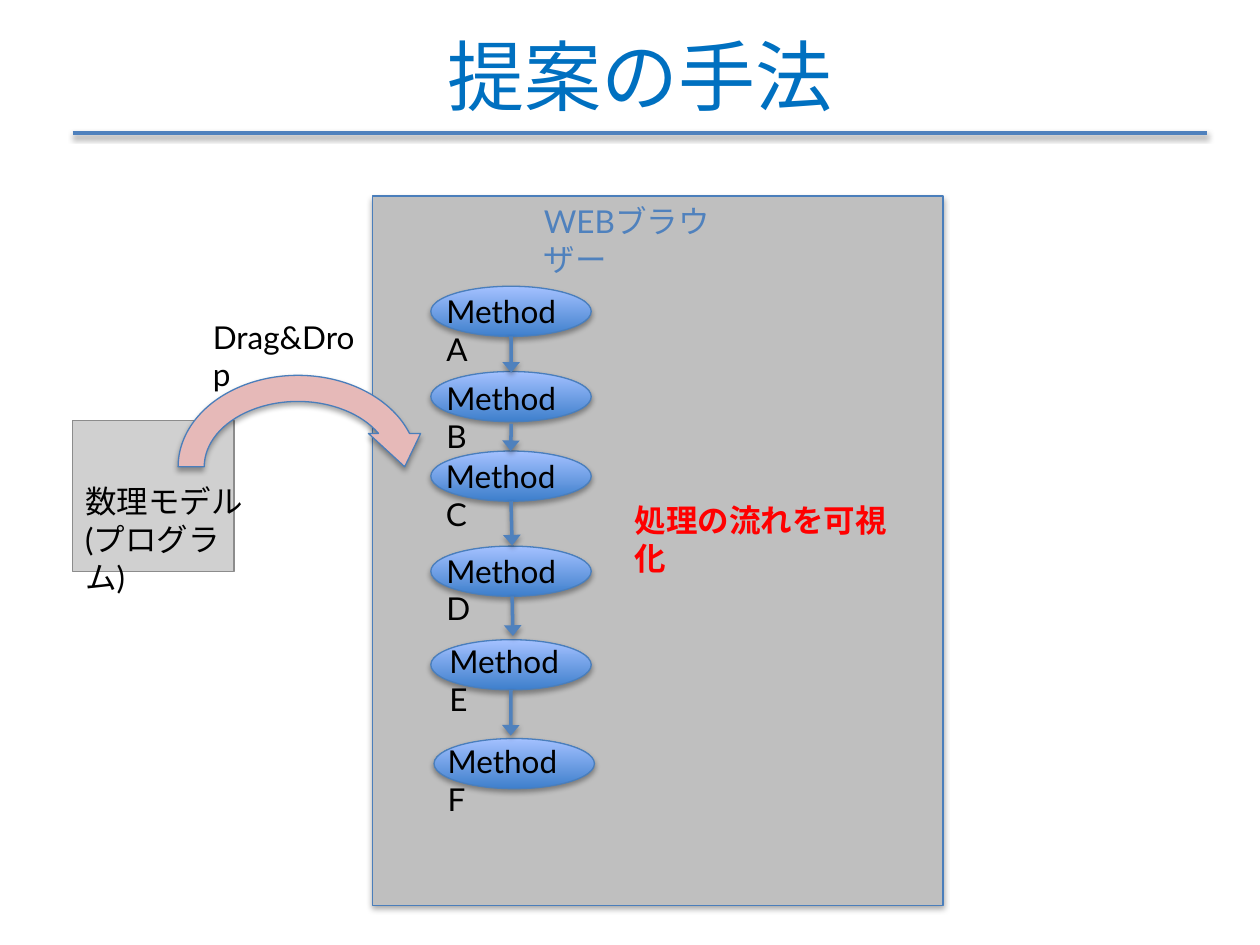
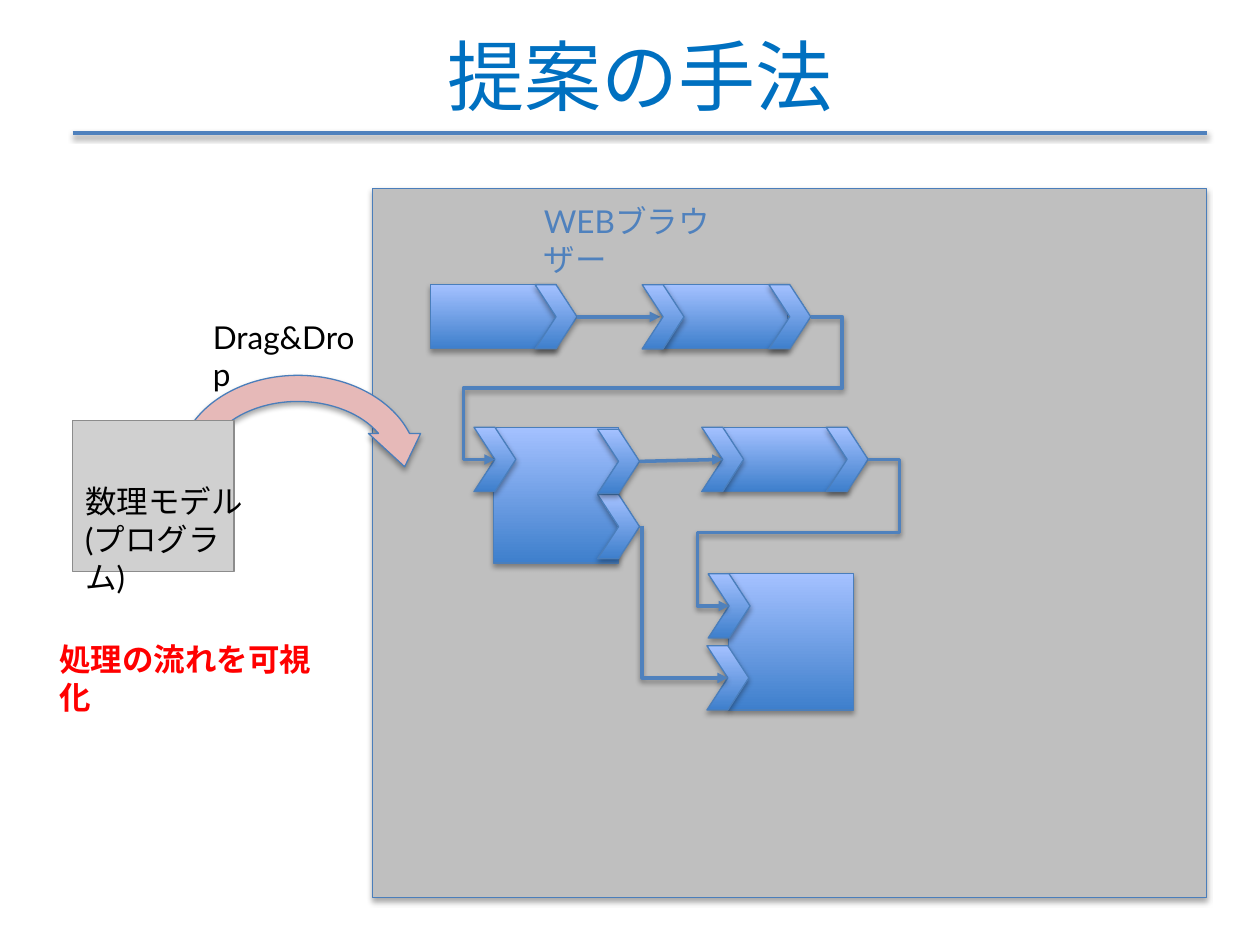
Before and after one commit to f-akazawa/akaz_uecdevelop, a slide deck: slide 11 of doc/中間発表資料.pptx. Drawn at 1260x945 pixels with LibreOffice and Linux fonts; fonts in the diff are those of the drawing; grey boxes stand for pictures. Boxes give left, top, right and bottom in pixels: in the first picture for what was removed or moved away, otherwise in the second. Text is boxed around its words. In the diff, an @@ line names an element or a change of style, - is before the commit and + after.

```diff
--- a/doc/中間発表資料.pptx
+++ b/doc/中間発表資料.pptx
@@ rectangle: place and size @@
-rectangle at bbox=[373, 197, 944, 906]
+rectangle at bbox=[373, 188, 1207, 897]
@@ ellipse removed at bbox=[431, 286, 591, 336] @@
@@ text removed at bbox=[446, 295, 556, 361] @@
-Method A
@@ arrow removed from (512, 336) to (512, 373) @@
@@ ellipse removed at bbox=[431, 372, 591, 422] @@
@@ text removed at bbox=[446, 382, 556, 448] @@
-Method B
@@ arrow removed from (512, 423) to (510, 451) @@
@@ ellipse removed at bbox=[431, 451, 591, 501] @@
@@ text removed at bbox=[446, 461, 556, 526] @@
-Method C
@@ arrow removed from (512, 501) to (512, 546) @@
@@ group added at bbox=[431, 285, 900, 711]: 10 chevrons, 5 rectangles, 3 elbow arrows, 2 arrows @@
@@ ellipse removed at bbox=[431, 546, 591, 596] @@
@@ text removed at bbox=[446, 555, 556, 620] @@
-Method D
@@ arrow removed from (512, 596) to (513, 636) @@
@@ text "処理の流れを可視化": place and size @@
-text "処理の流れを可視化" at bbox=[635, 505, 887, 573]
+text "処理の流れを可視化" at bbox=[59, 644, 311, 712]
@@ ellipse removed at bbox=[431, 640, 591, 690] @@
@@ text removed at bbox=[449, 645, 559, 711] @@
-Method E
@@ arrow removed from (512, 690) to (510, 736) @@
@@ ellipse removed at bbox=[433, 738, 593, 789] @@
@@ text removed at bbox=[448, 745, 558, 811] @@
-Method F
```
Also in this commit, not shown: 3 other slides changed, 1 other file.
